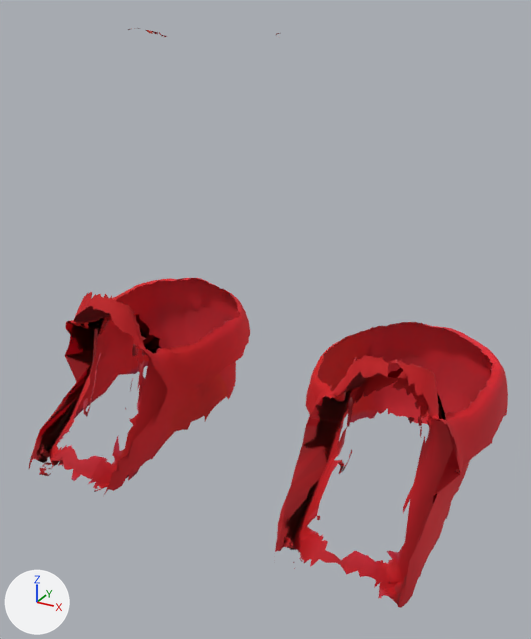
The glTF model assets/characters/_bodybase/namja_shoes5_red_rigged.glb, before and after one commit.
Rendered twice from a camera (50 mm lens) standing at (0.177, -0.315, 0.295) and looking at (0.009, -0.008, 0.142). Arrows for +X, +Y and +Z are at lower left; the lights stay in place. The older version comes first. Where no turn or scale is listed for an object, it has been applied to the vertices. Vertices at exactly the same position are counted once.

Before the edit, the objects in view are built like this:
```python
me_mesh_0 = bpy.data.meshes.new('Mesh_0')
me_mesh_0.from_pydata(...)  # 4551 vertices, 7712 faces; spans x -0.128..0.127, y -0.076..0.073, z 0.046..0.283
me_mesh_0.materials.append(mat_material_0)  # picture img_image_0
ob_part = bpy.data.objects.new('part', me_mesh_0)
ob_part.location = (0.0, 0.0, 0.0)
```
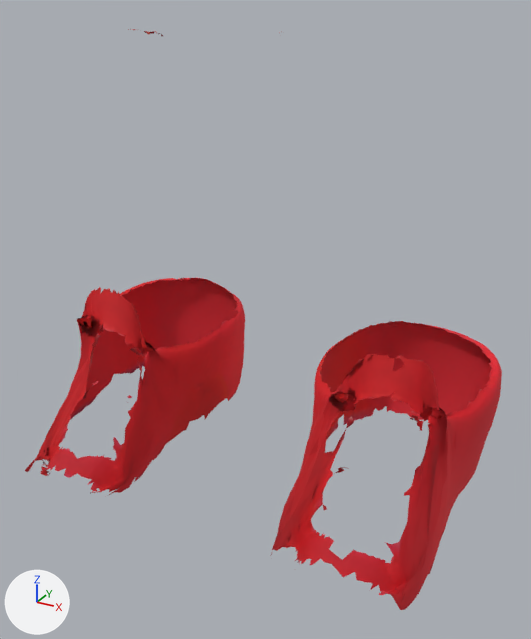
Boxes (x1, y1, x2, y2) around the edits, measured in the pictures (531 x 639 px; the box of a moved part takes in the faces that stretch with it):
'part', reshaped
    before: (29, 28, 508, 608)
    after: (25, 29, 502, 610)
part 1 of me_mesh_0, moved or reshaped
    before: (128, 28, 167, 37)
    after: (128, 29, 163, 36)
part 2 of me_mesh_0, moved or reshaped
    before: (29, 278, 250, 495)
    after: (25, 278, 245, 495)
part 3 of me_mesh_0, moved or reshaped
    before: (275, 321, 508, 608)
    after: (271, 321, 502, 610)

Diff of the bpy script that builds the scene:
```diff
--- a/assets/characters/_bodybase/namja_shoes5_red_rigged.glb.py
+++ b/assets/characters/_bodybase/namja_shoes5_red_rigged.glb.py
@@ me_mesh_0 @@
 # used by ob_part; location = (0.0, 0.0, 0.0)
-me_mesh_0.from_pydata(...)  # 4551 vertices, 7712 faces; spans x -0.128..0.127, y -0.076..0.073, z 0.046..0.283
+me_mesh_0.from_pydata(...)  # 4551 vertices, 7712 faces; spans x -0.125..0.124, y -0.077..0.07, z 0.045..0.283
+# me_mesh_0 part 1: the loose piece of 33 vertices spanning x -0.038..-0.028, y -0.046..-0.031, z 0.279..0.283 is scaled about its middle by (0.859, 0.885, 0.708), then moved by (-0.001, 0.0, 0.0)
+# me_mesh_0 part 2: 2130 of 4551 vertices moved; they spanned x -0.128..-0.028, y -0.076..0.073, z 0.046..0.145 and now span x -0.125..-0.033, y -0.077..0.07, z 0.045..0.145; mean shift (0.0, 0.0, 0.0); largest move (-0.11, -0.001, 0.089) -> (-0.114, -0.023, 0.085)
+# me_mesh_0 part 3: 2112 of 4551 vertices moved; they spanned x 0.027..0.127, y -0.074..0.073, z 0.048..0.145 and now span x 0.031..0.124, y -0.075..0.07, z 0.045..0.145; mean shift (0.0, 0.0, 0.0); largest move (0.11, -0.007, 0.082) -> (0.112, -0.03, 0.079)
+# other edits to the shape of me_mesh_0 do not show in these pictures
 me_mesh_0.materials.append(mat_material_0)
```
